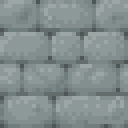
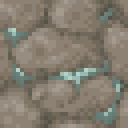
The second 128x128 image is a revision of the first. Changes to its layers:
showed group "Ore and Stones" (34 layers) over [0,0,124,124]
showed group "Ore" (19 layers) over [4,8,124,124]
added layer "Wolframium" in group "Ore" over [4,8,124,124]
hid group "Bricks" (15 layers) over [0,0,128,128]
hid group "Granite" (3 layers) over [0,0,128,128]
